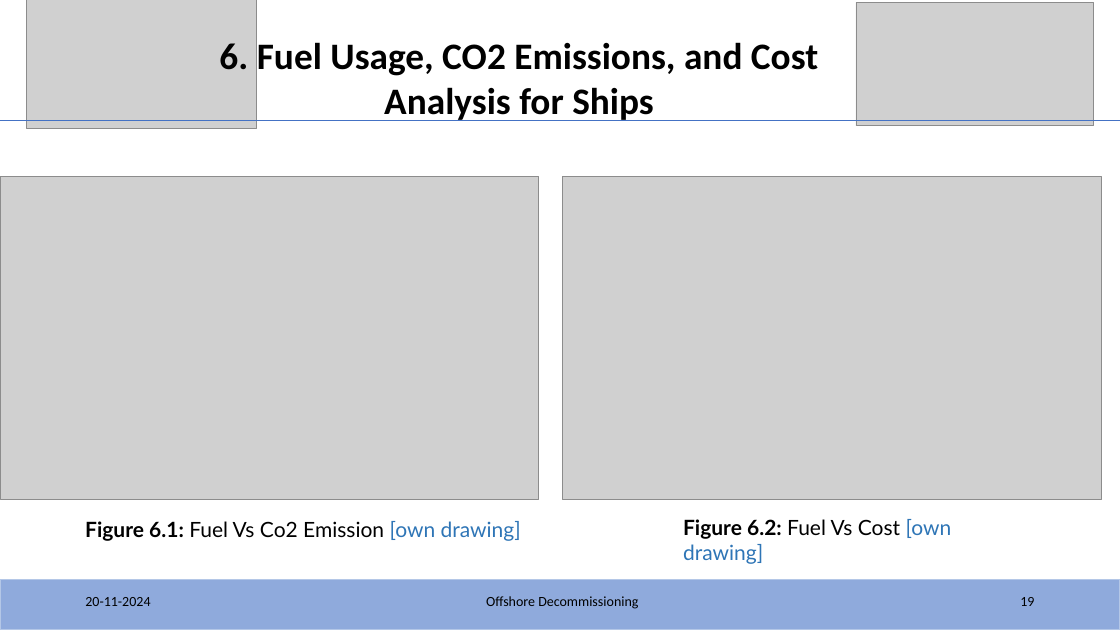
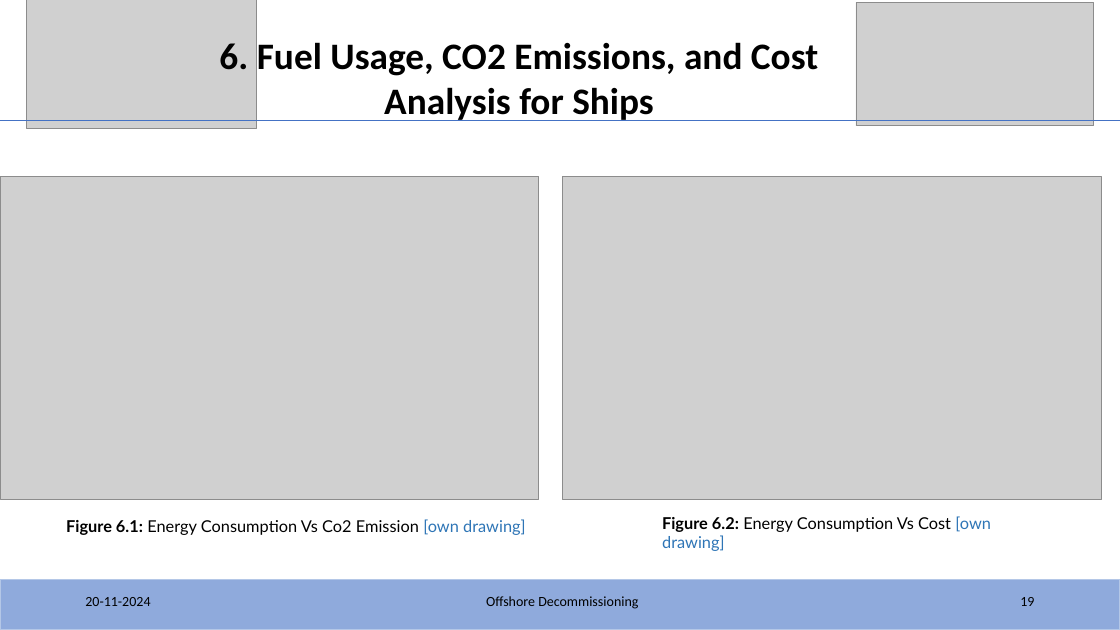
Before and after one commit to KSoni1505/Fraunhofer_IWES_Interview_Task_Offshore-Decommissioning, a slide deck: slide 19 of IWES/IWES_Task.pptx. Drawn at 1120x630 pixels with LibreOffice and Linux fonts; fonts in the diff are those of the drawing; grey boxes stand for pictures. Boxes give left, top, right and bottom in pixels: in the first picture for what was removed or moved away, otherwise in the second. Text is boxed around its words. In the diff, an @@ line names an element or a change of style, - is before the commit and + after.

```diff
--- a/IWES/IWES_Task.pptx
+++ b/IWES/IWES_Task.pptx
@@ text at [66, 519, 526, 535]: text changed; size 18 to 14 pt @@
-Figure 6.1: Fuel Vs Co2 Emission [own drawing]
+Figure 6.1: Energy Consumption Vs Co2 Emission [own drawing]
@@ text at [662, 516, 991, 551]: text changed; size 18 to 14 pt @@
-Figure 6.2: Fuel Vs Cost [own drawing]
+Figure 6.2: Energy Consumption Vs Cost [own drawing]
```
Also in this commit, not shown: 2 other slides changed, 10 other files.
